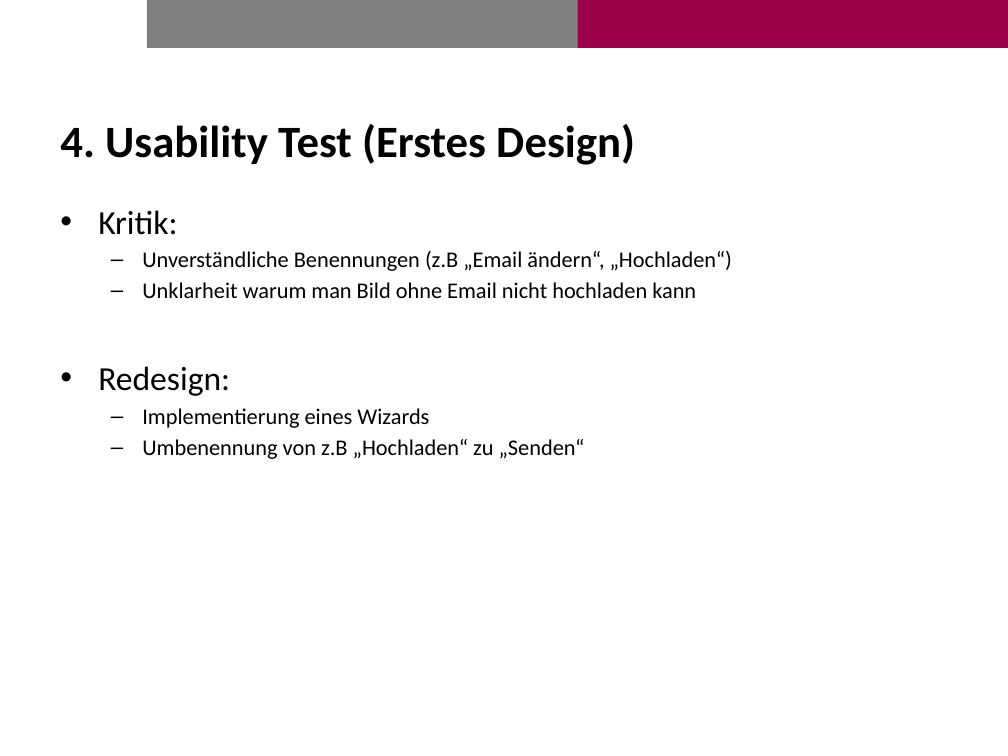
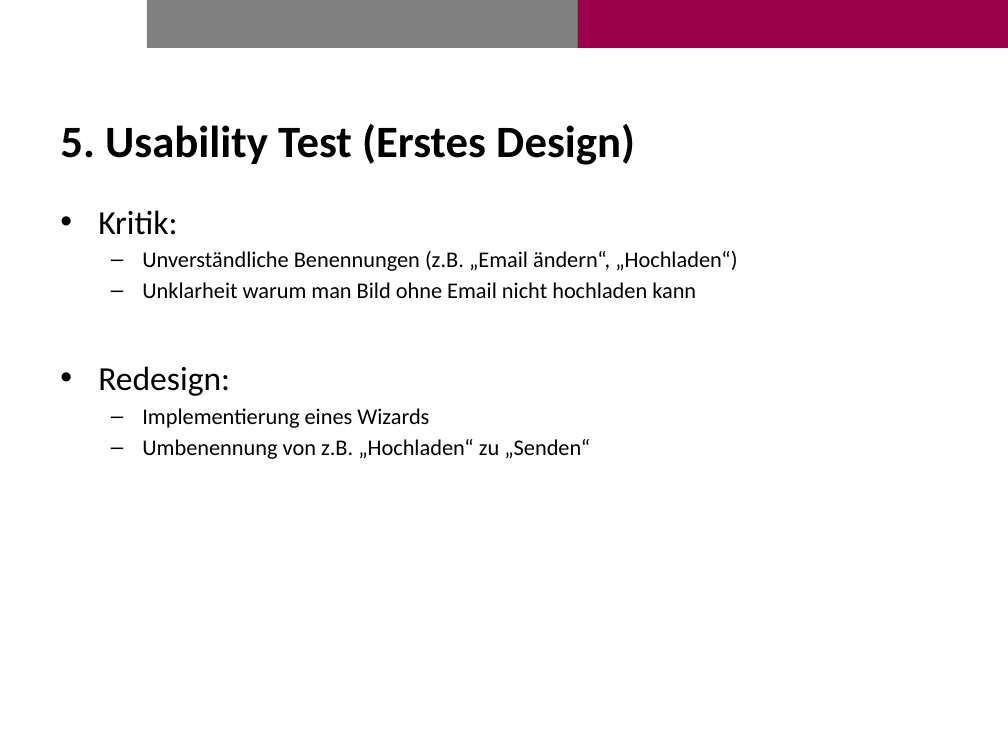
Before and after one commit to Brias/Photo-Booth, a slide deck: slide 9 of presentation/presentation.pptx. Drawn at 1008x756 pixels with LibreOffice and Linux fonts; fonts in the diff are those of the drawing; background and template pictures are left out. Boxes give left, top, right and bottom in pixels: in the first picture for what was removed or moved away, otherwise in the second. Text is boxed around its words. In the diff, an @@ line names an element or a change of style, - is before the commit and + after.

```diff
--- a/presentation/presentation.pptx
+++ b/presentation/presentation.pptx
@@ title at (60,124,635,165): text changed @@
-4. Usability Test (Erstes Design)
+5. Usability Test (Erstes Design)
@@ text at (142,251,737,271): text changed @@
-  – Unverständliche Benennungen (z.B „Email ändern“, „Hochladen“)
+  – Unverständliche Benennungen (z.B. „Email ändern“, „Hochladen“)
@@ text at (142,439,590,459): text changed @@
-  – Umbenennung von z.B „Hochladen“ zu „Senden“
+  – Umbenennung von z.B. „Hochladen“ zu „Senden“
```
Also in this commit, not shown: 12 other slides changed, 1 slide added, 1 slide removed, 7 other files.
